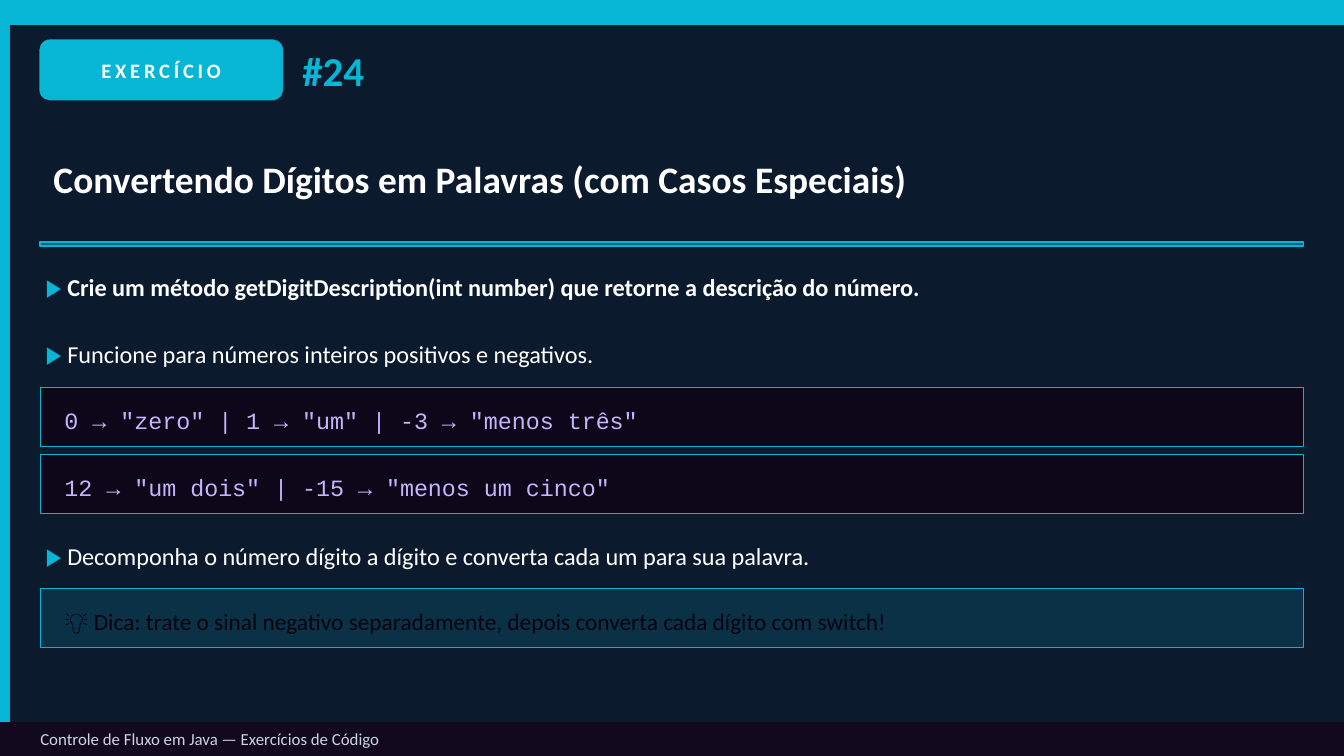
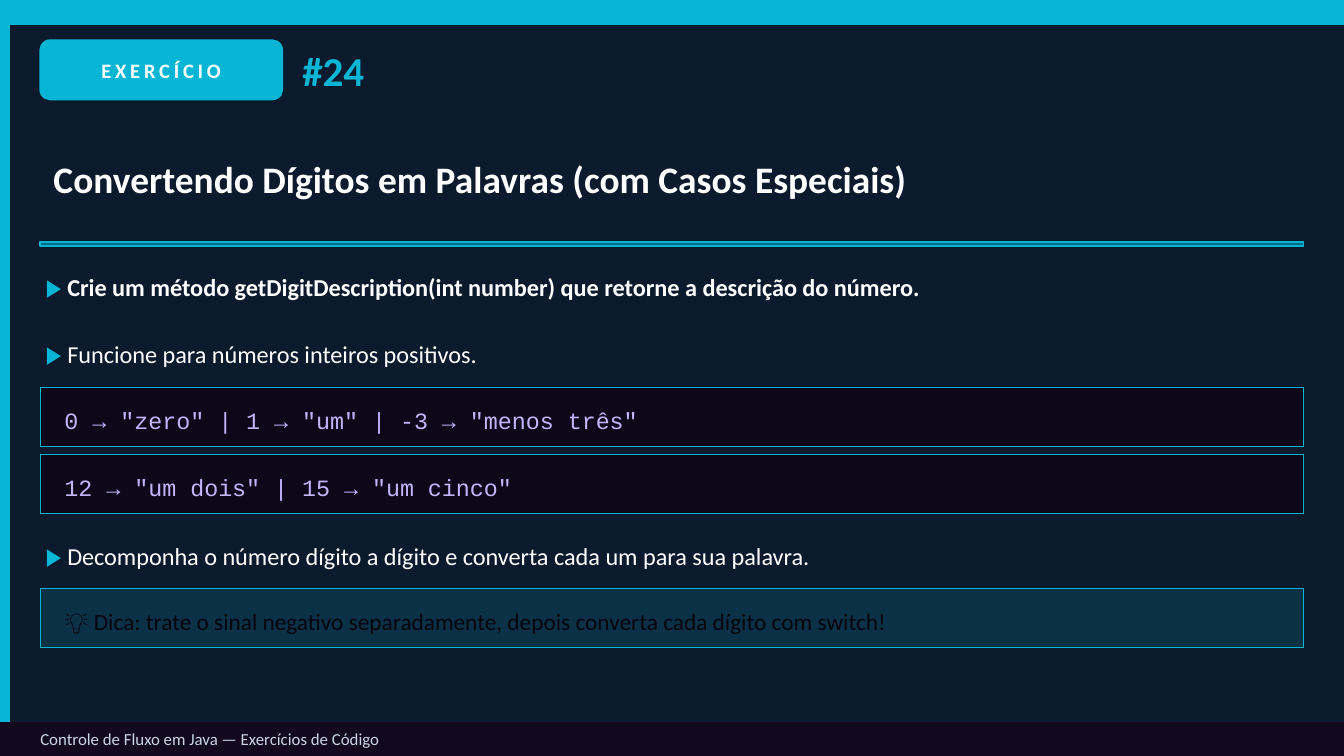
Before and after one commit to GustavoJ-dev/JavaStudiesHub, a slide deck: slide 34 of src/module04/content/Controle-de-Fluxo-em-Java.pptx. Drawn at 1344x756 pixels with LibreOffice and Linux fonts; fonts in the diff are those of the drawing. Boxes give left, top, right and bottom in pixels: in the first picture for what was removed or moved away, otherwise in the second. Text is boxed around its words. In the diff, an @@ line names an element or a change of style, - is before the commit and + after.

```diff
--- a/src/module04/content/Controle-de-Fluxo-em-Java.pptx
+++ b/src/module04/content/Controle-de-Fluxo-em-Java.pptx
@@ text at box(67, 346, 477, 367): text changed @@
-▶ Funcione para números inteiros positivos e negativos.
+▶ Funcione para números inteiros positivos.
@@ text at box(64, 479, 512, 497): text changed @@
-12 → "um dois" | -15 → "menos um cinco"
+12 → "um dois" | 15 → "um cinco"
```
Also in this commit, not shown: 4 other slides changed, 15 other files.
